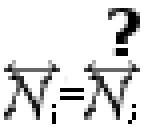
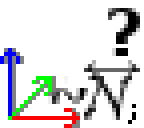
Revision of a layered 144x128 image; what changed, layer by layer:
added layer "weakmatch.png" above "match.png" over [0, 48, 88, 128]
hid "equal.png" over [4, 48, 88, 124]
